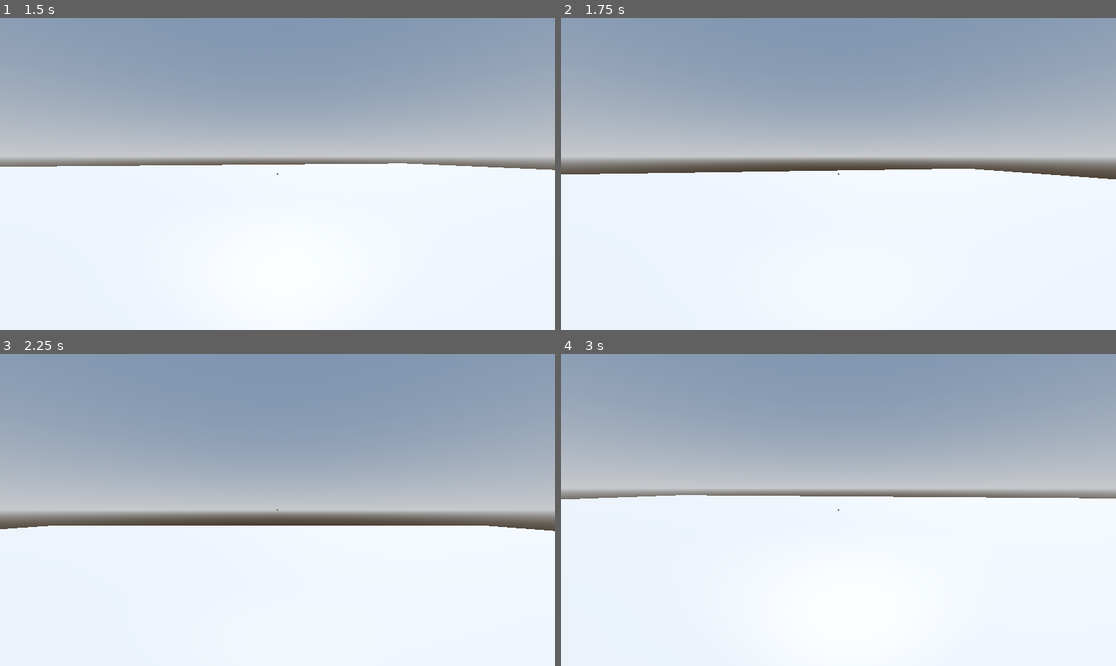
Above: before the commit, frames 1-4 (two rows, left to right).
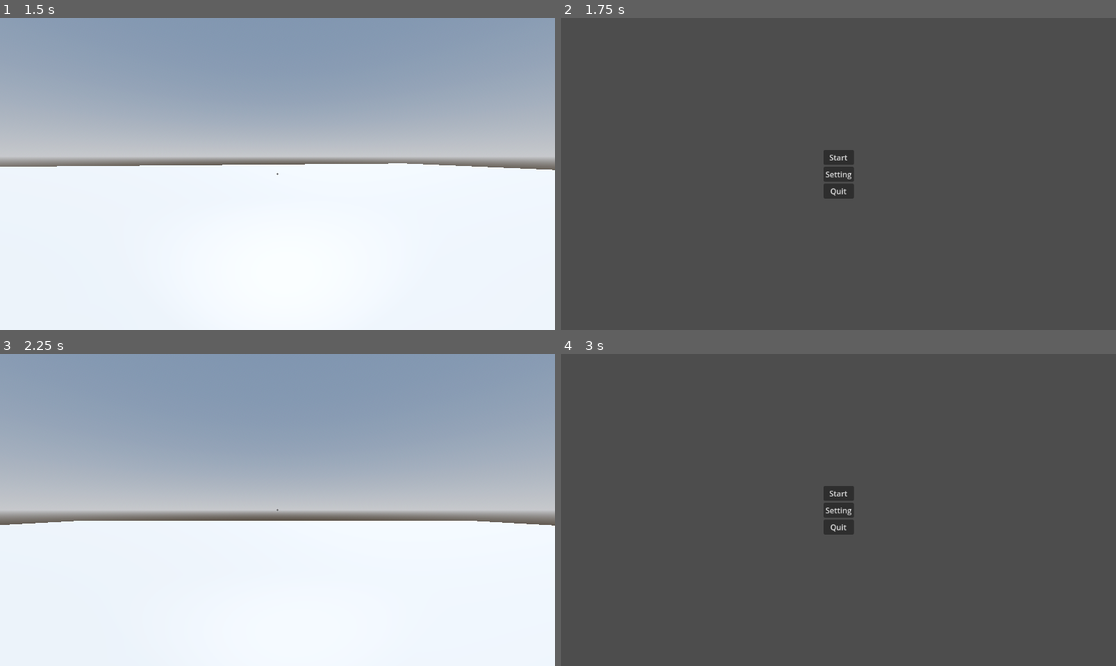
Above: after the commit, the same moments.

Repository: AntarixaSoftware/Teknologi_Game-Lilu
Game: Godot game, scene res://Scenes/main_menu.tscn
The game is run twice, just before and just after one commit, with the same random seed, the same clock (stepped at 60 frames per second) and the same inputs.
Inputs (mouse positions are in pixels of both pictures, inside the frame that each line leads up to):
- Up to frame 1 (1.5 s): click "Start" at 0.5 s; tap Enter (ui_accept) at 1.25 s; move the mouse to (305, 174) at 1.27 s; hold W (forward) from 1.28 s (still down); hold Shift (sprint) from 1.28 s (still down)
- Up to frame 2 (1.75 s): keep holding W (forward); keep holding Shift (sprint); tap Space (jump) at 1.52 s; tap \ (dead, bound only after the commit) at 1.55 s
- Up to frame 3 (2.25 s): release W (forward) at 2 s; release Shift (sprint) at 2 s; click (277, 494) at 2 s, where only the run after the commit has a clickable "Start"
- Up to frame 4 (3 s): tap Enter (ui_accept) at 2.75 s; move the mouse to (810, 510) at 2.77 s; hold W (forward) from 2.78 s (still down); tap \ (dead, bound only after the commit) at 2.85 s

Frame 1 is identical in both runs. In frame 2, 98% of the frame differs, in the area x 0-100%, y 0-100%; in frame 3, 1.5%; in frame 4, 100%.

Commit message:
Health dan Sprint
Membuat mekanik Health secara sistem dan menambahkan Sprint yang dapat direcharge overtime

Diff:
--- a/hantu.gd
+++ b/hantu.gd
@@ -5,7 +5,7 @@
 
 var flashlight_on = true
 const APPROACH_DISTANCE = 100.0
-const ATTACK_DISTANCE = 3.0
+const ATTACK_DISTANCE = 1.0
 
 const SPEED = 5.0
 const ACCEL = SPEED * 1.75
@@ -13,7 +13,7 @@
 @onready var nav: NavigationAgent3D = $NavigationAgent3D
 @onready var target: Marker3D = $"../Main Character/Marker3D"
 
-var patrol_positions = [Vector3(10,0,10), Vector3(-10,0,10), Vector3(-10,0,-10), Vector3(10,0,-10)]
+var patrol_positions = [Vector3(10, 0, 10), Vector3(-10, 0, 10), Vector3(-10, 0, -10), Vector3(10, 0, -10)]
 var cur_patrol = 0
 
 func _ready():
@@ -43,7 +43,7 @@
 			patrol_direction = patrol_direction.normalized()
 			velocity = velocity.lerp(patrol_direction * SPEED, ACCEL * delta )
 
-			if global_transform.origin.distance_to(patrol_positions[cur_patrol]) < 1.0:
+			if global_transform.origin.distance_to(patrol_positions[cur_patrol]) < 2.0:
 				cur_patrol = (cur_patrol + 1) % patrol_positions.size()
 
 		HantuState.APPROACH:
--- a/main_character.gd
+++ b/main_character.gd
@@ -26,6 +26,14 @@
 
 var spawn_point = Vector3(0,2,0)
 
+const MAX_STAMINA = 100.0
+var stamina = MAX_STAMINA
+const STAMINA_DEPLETE = 20.0
+const STAMINA_RECHARGE = 15.0
+
+var MAX_HEALTH = 100.0
+var health = MAX_HEALTH
+
 func _ready():
 	Input.set_mouse_mode(Input.MOUSE_MODE_CAPTURED)
 	position = spawn_point
@@ -44,13 +52,29 @@
 	# Add the gravity.
 	if not is_on_floor():
 		velocity += get_gravity() * delta
+
 	# Handle jump.
 	if Input.is_action_just_pressed("jump") and is_on_floor():
 		velocity.y = JUMP_VELOCITY
-	if Input.is_action_pressed("sprint"):
+
+	if Input.is_action_pressed("sprint") and stamina > 0:
 		speed = SPRINT_SPEED
+		stamina -= STAMINA_DEPLETE * delta
+		stamina = max(stamina, 0)
+		print("sprinting..")
+		if stamina == 0:
+			print("habis")
 	else:
 		speed = WALK_SPEED
+		if stamina < MAX_STAMINA:
+			stamina += STAMINA_RECHARGE * delta
+			stamina = min(stamina, MAX_STAMINA)
+			print("recharging..")
+			if stamina == MAX_STAMINA:
+				print("udah")
+
+	if Input.is_action_pressed("dead"):
+		kill_player()
 
 	if Input.is_action_just_pressed("flashlight"):
 		flashlight.visible = !flashlight.visible
@@ -86,7 +110,14 @@
 	return pos
 
 func _go_to_main_menu():
-	pass
+	get_tree().change_scene_to_file("res://Scenes/main_menu.tscn")
 
 func kill_player():
 	player_state = PlayerState.DEAD
+
+func take_damage(amount: float) -> void:
+	if player_state == PlayerState.ALIVE:
+		health -= amount
+		health = max(health, 0)
+		if health <= 0:
+			kill_player()
--- a/project.godot
+++ b/project.godot
@@ -61,3 +61,8 @@
 "events": [Object(InputEventKey,"resource_local_to_scene":false,"resource_name":"","device":-1,"window_id":0,"alt_press …(192 unchanged characters)…
 ]
 }
+dead={
+"deadzone": 0.5,
+"events": [Object(InputEventKey,"resource_local_to_scene":false,"resource_name":"","device":-1,"window_id":0,"alt_pressed":false,"shift_pressed":false,"ctrl_pressed":false,"meta_pressed":false,"pressed":false,"keycode":0,"physical_keycode":92,"key_label":0,"unicode":92,"location":0,"echo":false,"script":null)
+]
+}
Not shown, added: maiE988.tmp
